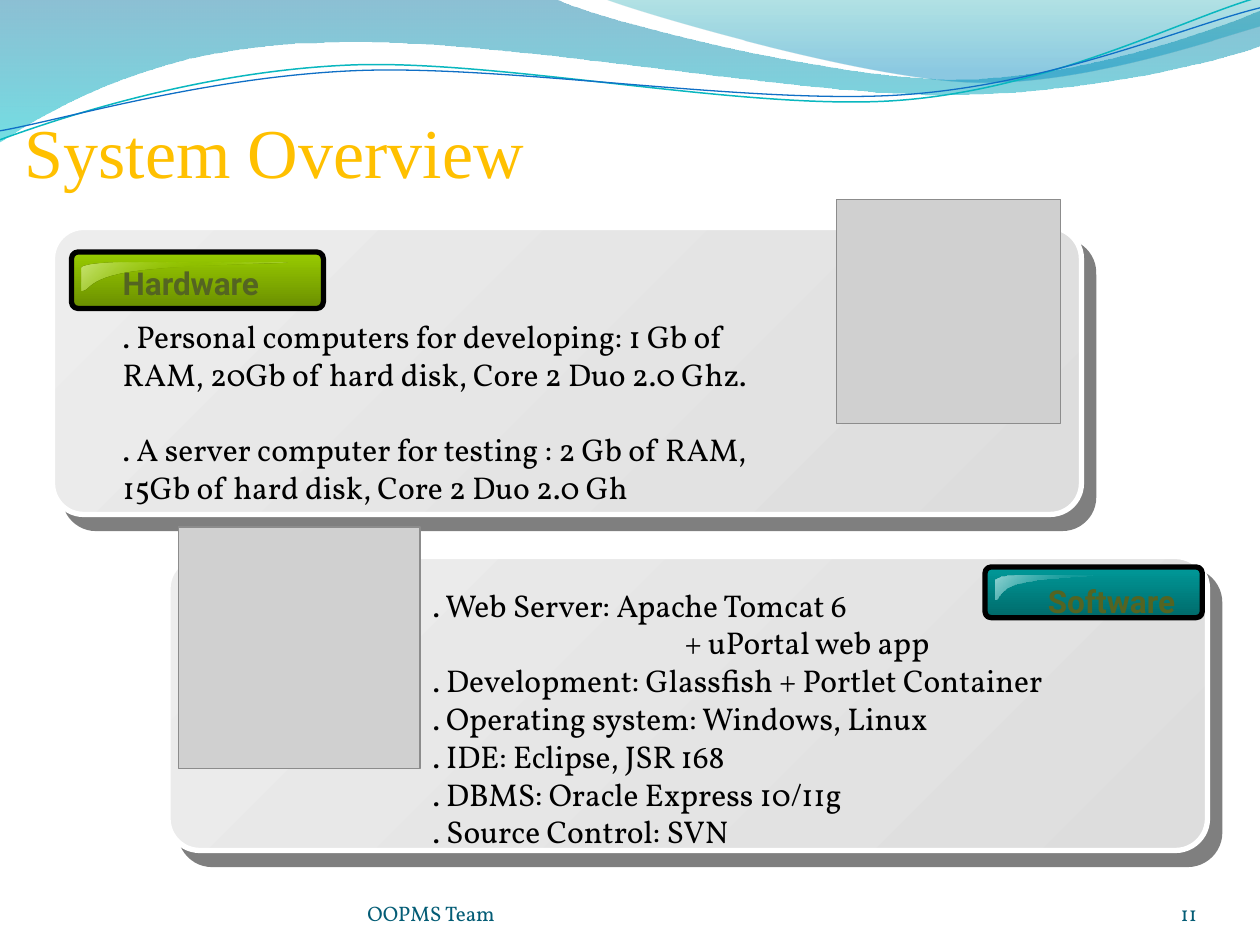
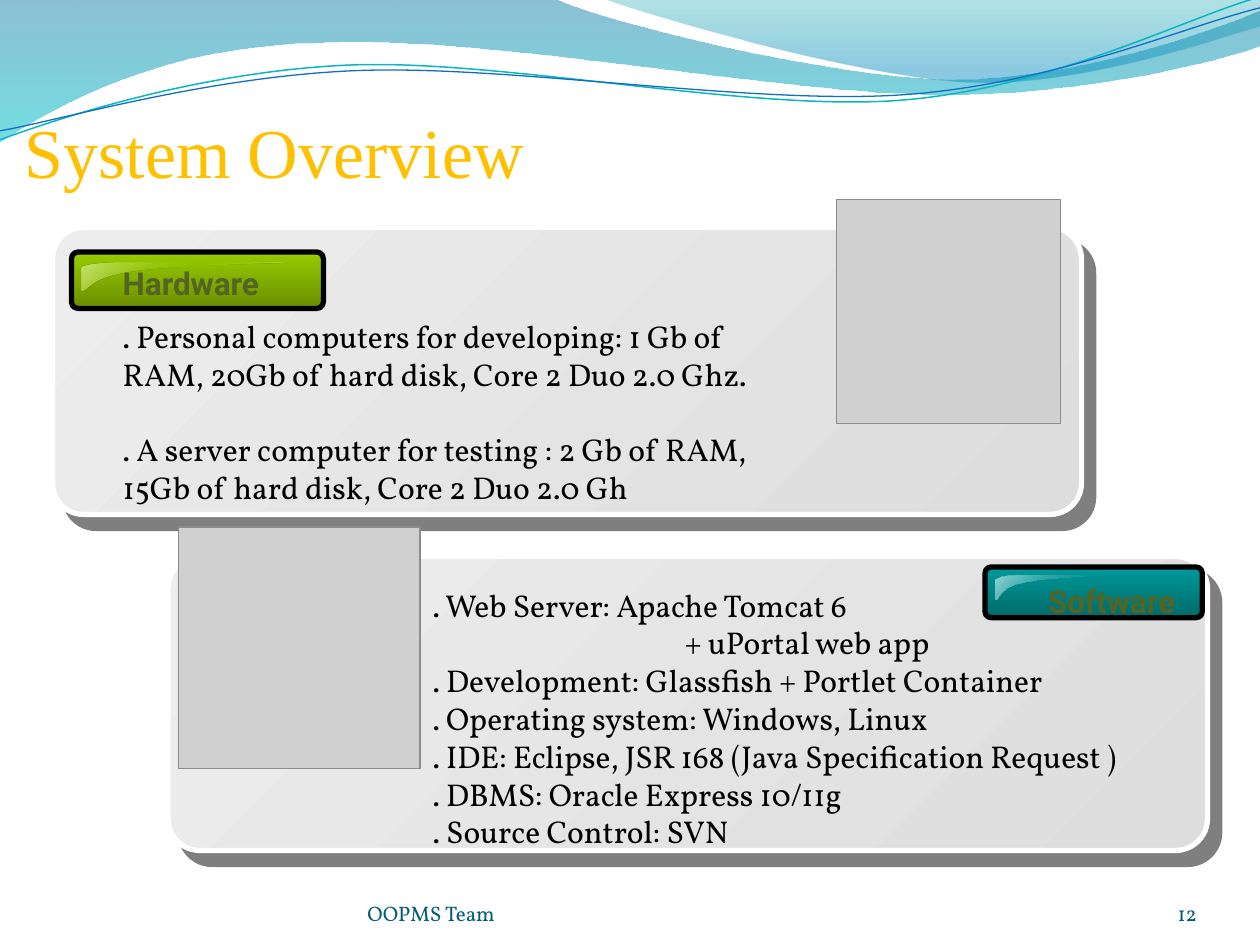
Before and after one commit to gofpattern/oopms, a slide deck: slide 12 of Document/Report/Presentation/OOPMS_Presentation_v1.0.pptx (slide 11 before the commit). Drawn at 1260x945 pixels with LibreOffice and Linux fonts; fonts in the diff are those of the drawing; grey boxes stand for pictures; background and template pictures are left out. Boxes give left, top, right and bottom in pixels: in the first picture for what was removed or moved away, otherwise in the second. Text is boxed around its words. In the diff, an @@ line names an element or a change of style, - is before the commit and + after.

Commit message:
update slides

```diff
--- a/Document/Report/Presentation/OOPMS_Presentation_v1.0.pptx
+++ b/Document/Report/Presentation/OOPMS_Presentation_v1.0.pptx
@@ text at (446, 745, 1100, 777): text changed @@
-. IDE: Eclipse, JSR 168
+. IDE: Eclipse, JSR 168 (Java Specification Request )
@@ page number at (1178, 910, 1197, 921): text changed @@
-11
+12
```
Also in this commit, not shown: 8 other slides changed, 2 slides added, 3 slides removed, 1 other file.
